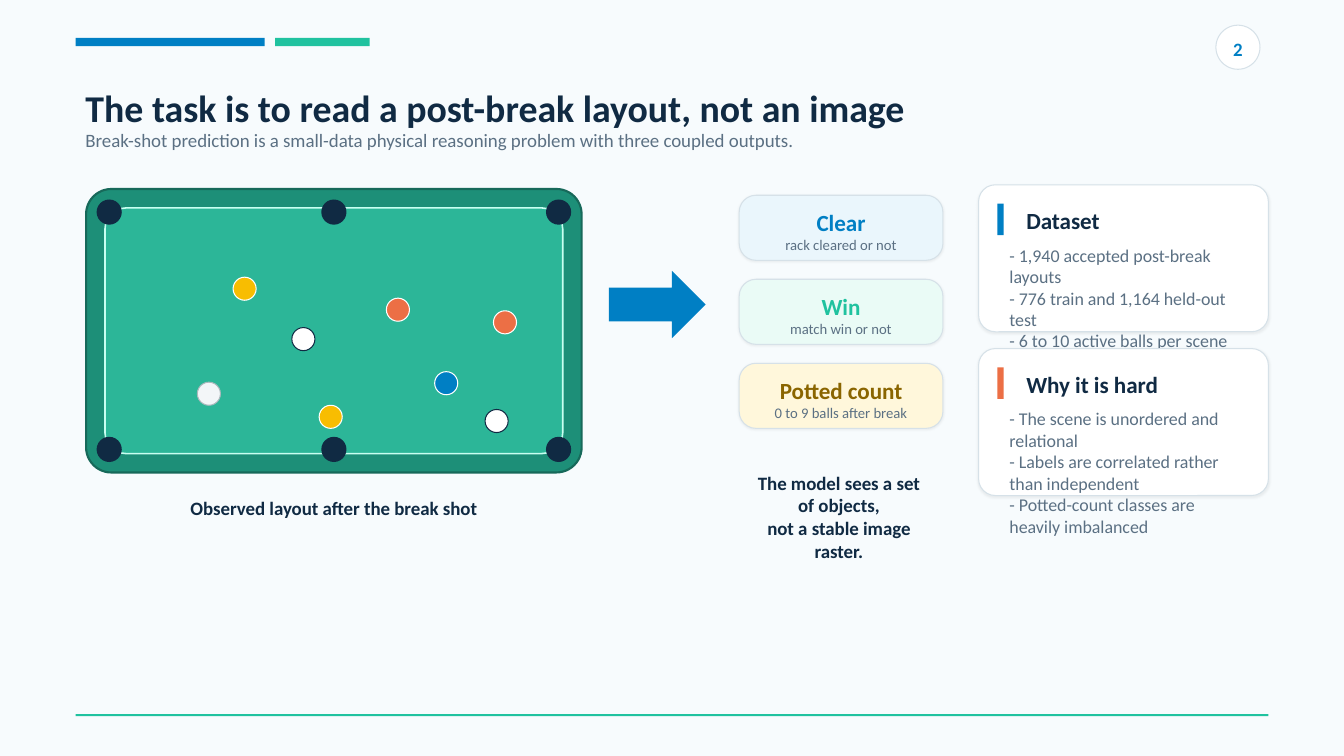
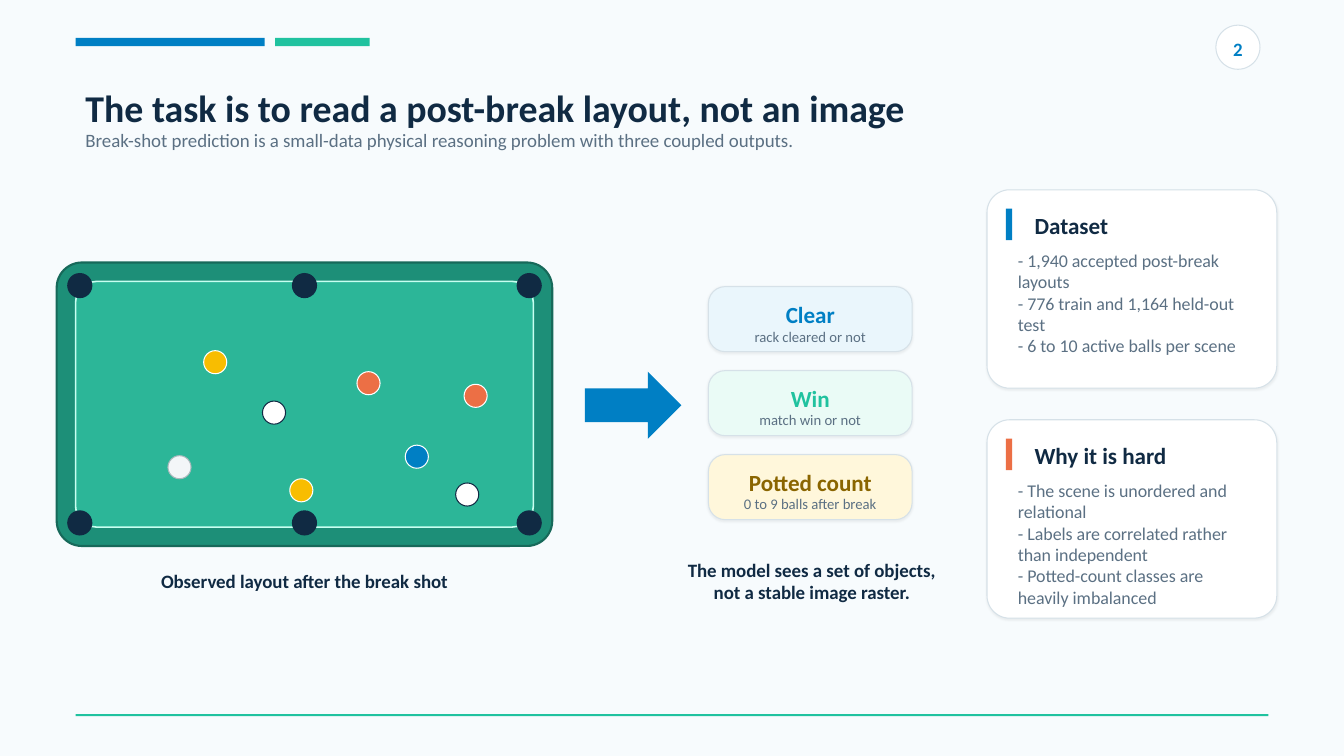
Before and after one commit to AWANGMY/Billiards_Prediction, a slide deck: slide 2 of Doc/Billiards_BLFormer_5min_Presentation.pptx. Drawn at 1344x756 pixels with LibreOffice and Linux fonts; fonts in the diff are those of the drawing. Boxes give left, top, right and bottom in pixels: in the first picture for what was removed or moved away, otherwise in the second. Text is boxed around its words. In the diff, an @@ line names an element or a change of style, - is before the commit and + after.

```diff
--- a/Doc/Billiards_BLFormer_5min_Presentation.pptx
+++ b/Doc/Billiards_BLFormer_5min_Presentation.pptx
@@ rounded rectangle resized from (x1=979, y1=185, x2=1269, y2=332) to (x1=987, y1=190, x2=1277, y2=388) @@
@@ 2 texts, 1 rectangle moved together from (x1=998, y1=204, x2=1228, y2=348) to (x1=1006, y1=209, x2=1236, y2=355) @@
@@ rounded rectangle moved from (x1=86, y1=190, x2=582, y2=473) to (x1=56, y1=262, x2=553, y2=545) @@
@@ 14 ellipses, 1 text, 1 rounded rectangle moved together from (x1=97, y1=200, x2=572, y2=518) to (x1=68, y1=273, x2=541, y2=591) @@
@@ right arrow moved from (x1=609, y1=271, x2=706, y2=339) to (x1=585, y1=372, x2=682, y2=440) @@
@@ rounded rectangle resized from (x1=979, y1=349, x2=1269, y2=496) to (x1=987, y1=419, x2=1277, y2=618) @@
@@ 2 texts, 1 rectangle moved together from (x1=998, y1=368, x2=1219, y2=536) to (x1=1006, y1=439, x2=1227, y2=607) @@
@@ 6 texts, 3 rounded rectangles moved together from (x1=739, y1=196, x2=943, y2=429) to (x1=709, y1=286, x2=912, y2=520) @@
@@ text "The model sees a set ..." rewrapped from (x1=758, y1=476, x2=920, y2=558) to (x1=688, y1=563, x2=935, y2=602) @@
```
Also in this commit, not shown: 6 other slides changed.
